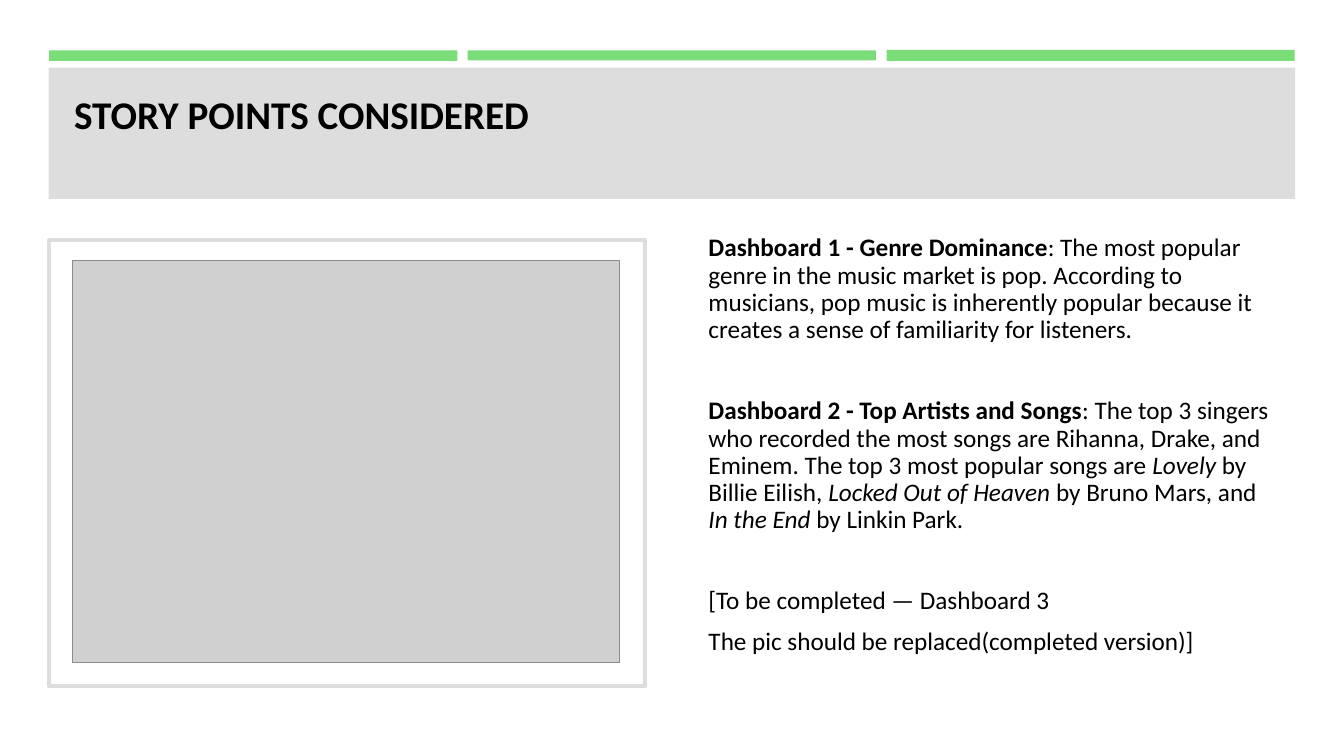
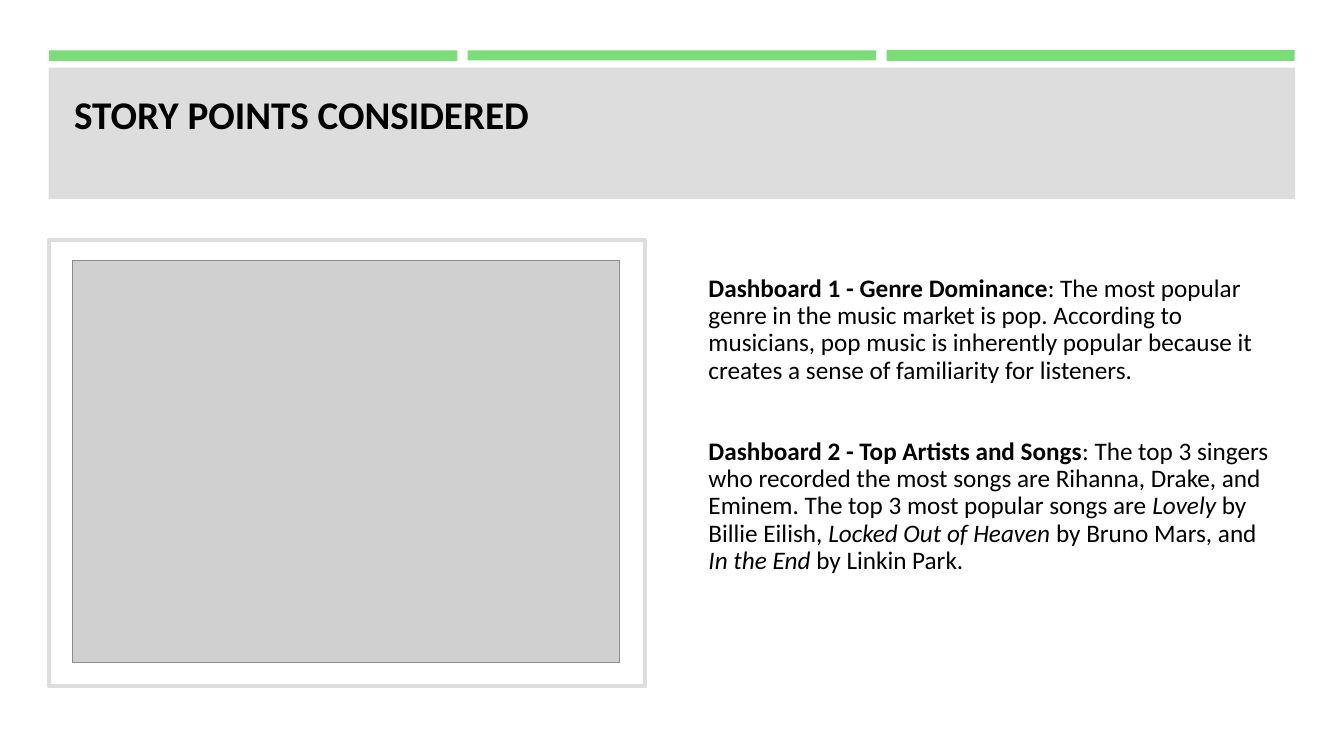
Before and after one commit to YingshenYe/Data-visualization, a slide deck: slide 5 of Visualizing Song Popularity From Spotify.pptx (slide 6 before the commit). Drawn at 1344x756 pixels with LibreOffice and Linux fonts; fonts in the diff are those of the drawing; grey boxes stand for pictures. Boxes give left, top, right and bottom in pixels: in the first picture for what was removed or moved away, otherwise in the second. Text is boxed around its words. In the diff, an @@ line names an element or a change of style, - is before the commit and + after.

```diff
--- a/Visualizing Song Popularity From Spotify.pptx
+++ b/Visualizing Song Popularity From Spotify.pptx
@@ text at <box>708,590,1193,654</box>: paragraphs removed @@
-[To be completed — Dashboard 3
-The pic should be replaced(completed version)]
```
Also in this commit, not shown: 2 other slides changed, 1 slide removed.
